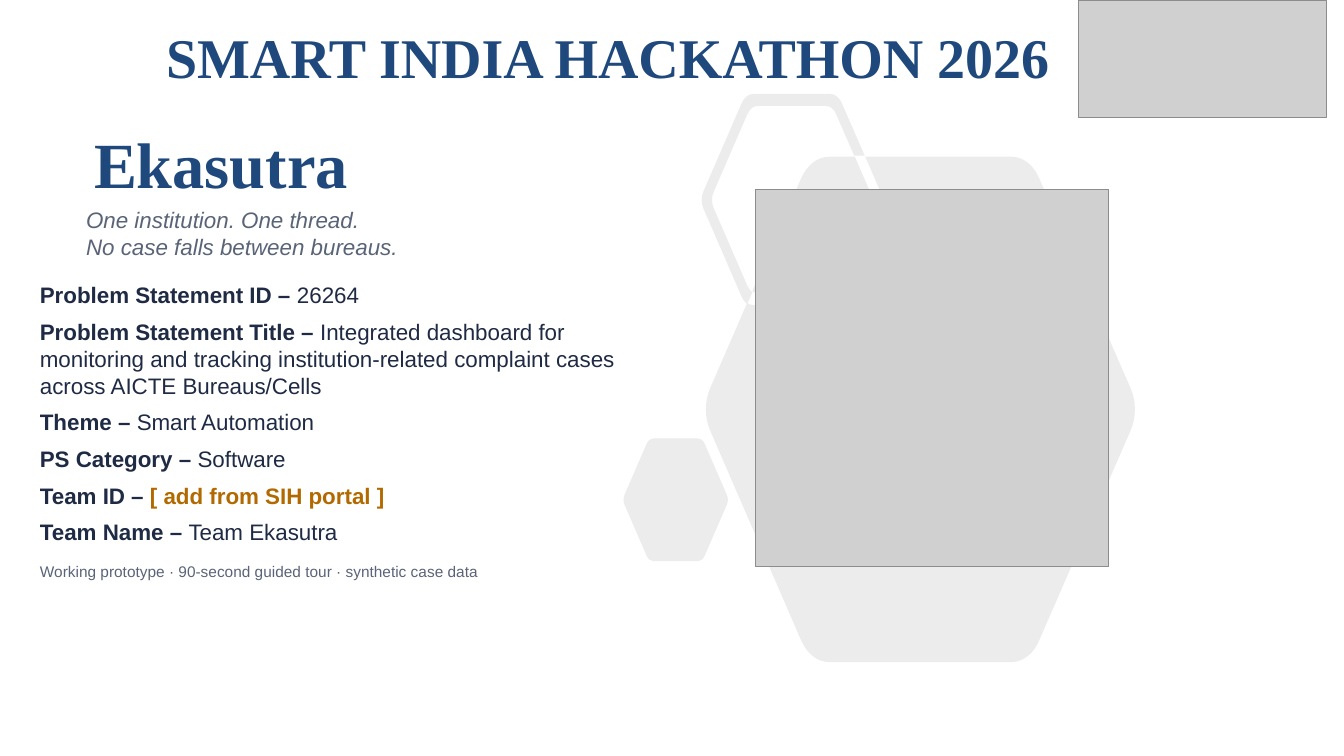
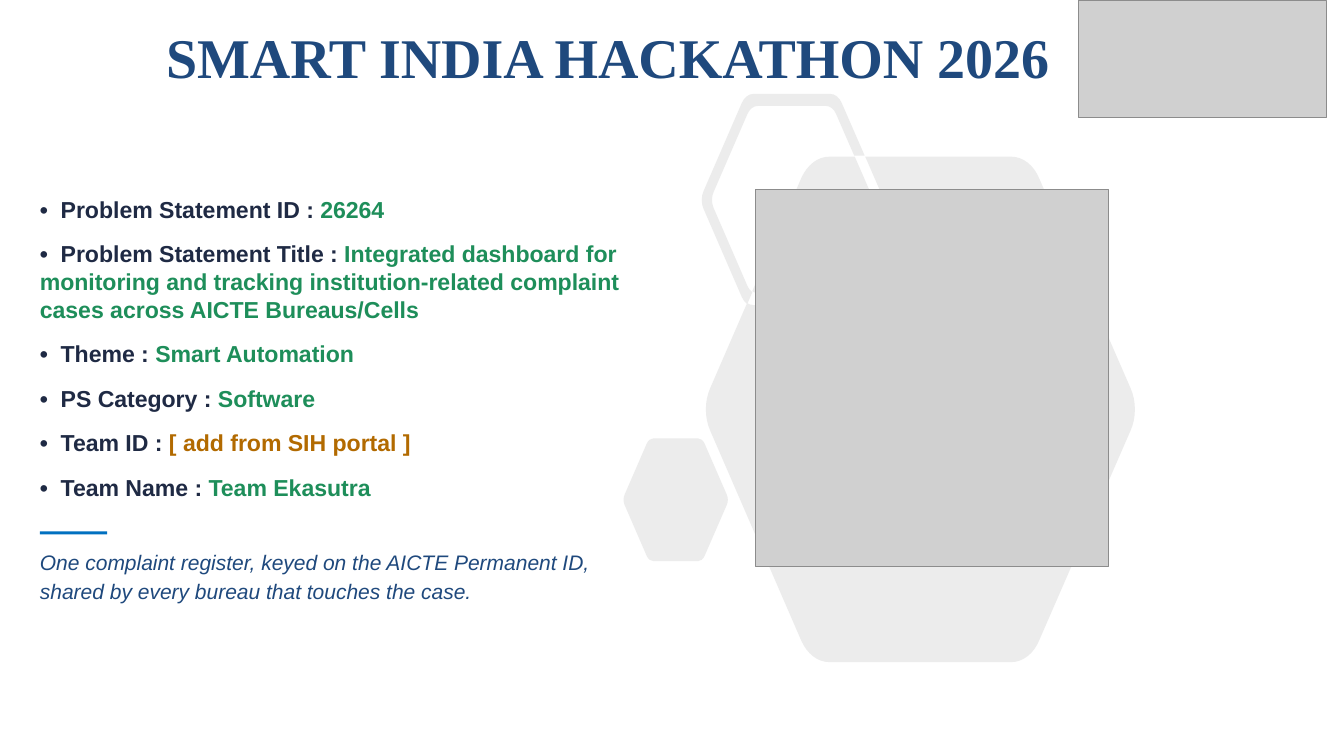
Before and after one commit to jvjerwinece/SIH26264, a slide deck: slide 1 of submission/Ekasutra_SIH2026_SIH26264_Official.pptx. Drawn at 1344x756 pixels with LibreOffice and Linux fonts; fonts in the diff are those of the drawing; grey boxes stand for pictures. Boxes give left, top, right and bottom in pixels: in the first picture for what was removed or moved away, otherwise in the second. Text is boxed around its words. In the diff, an @@ line names an element or a change of style, - is before the commit and + after.

```diff
--- a/submission/Ekasutra_SIH2026_SIH26264_Official.pptx
+++ b/submission/Ekasutra_SIH2026_SIH26264_Official.pptx
@@ subtitle removed at [94, 143, 348, 189] @@
-Ekasutra
@@ text at [40, 201, 619, 497]: text changed; size 16 to 16.5 pt; text colour #1F2A44 to #1E8E5A; bold on @@
-Problem Statement ID – 26264
-Problem Statement Title – Integrated dashboard for monitoring and tracking institution-related complaint cases across AICTE Bureaus/Cells
-Theme – Smart Automation
-PS Category – Software
-Team ID – [ add from SIH portal ]
-Team Name – Team Ekasutra
-Working prototype · 90-second guided tour · synthetic case data
+• Problem Statement ID : 26264
+• Problem Statement Title : Integrated dashboard for monitoring and tracking institution-related complaint cases across AICTE Bureaus/Cells
+• Theme : Smart Automation
+• PS Category : Software
+• Team ID : [ add from SIH portal ]
+• Team Name : Team Ekasutra
@@ text removed at [86, 212, 398, 255] @@
-One institution. One thread.
-No case falls between bureaus.
@@ rectangle added at [40, 531, 108, 534], fill #0070C0 @@
@@ text added at [40, 554, 589, 603], 15 pt, text #1F497D, italic @@
+One complaint register, keyed on the AICTE Permanent ID, shared by every bureau that touches the case.
```
Also in this commit, not shown: 5 other slides changed, 11 other files.
